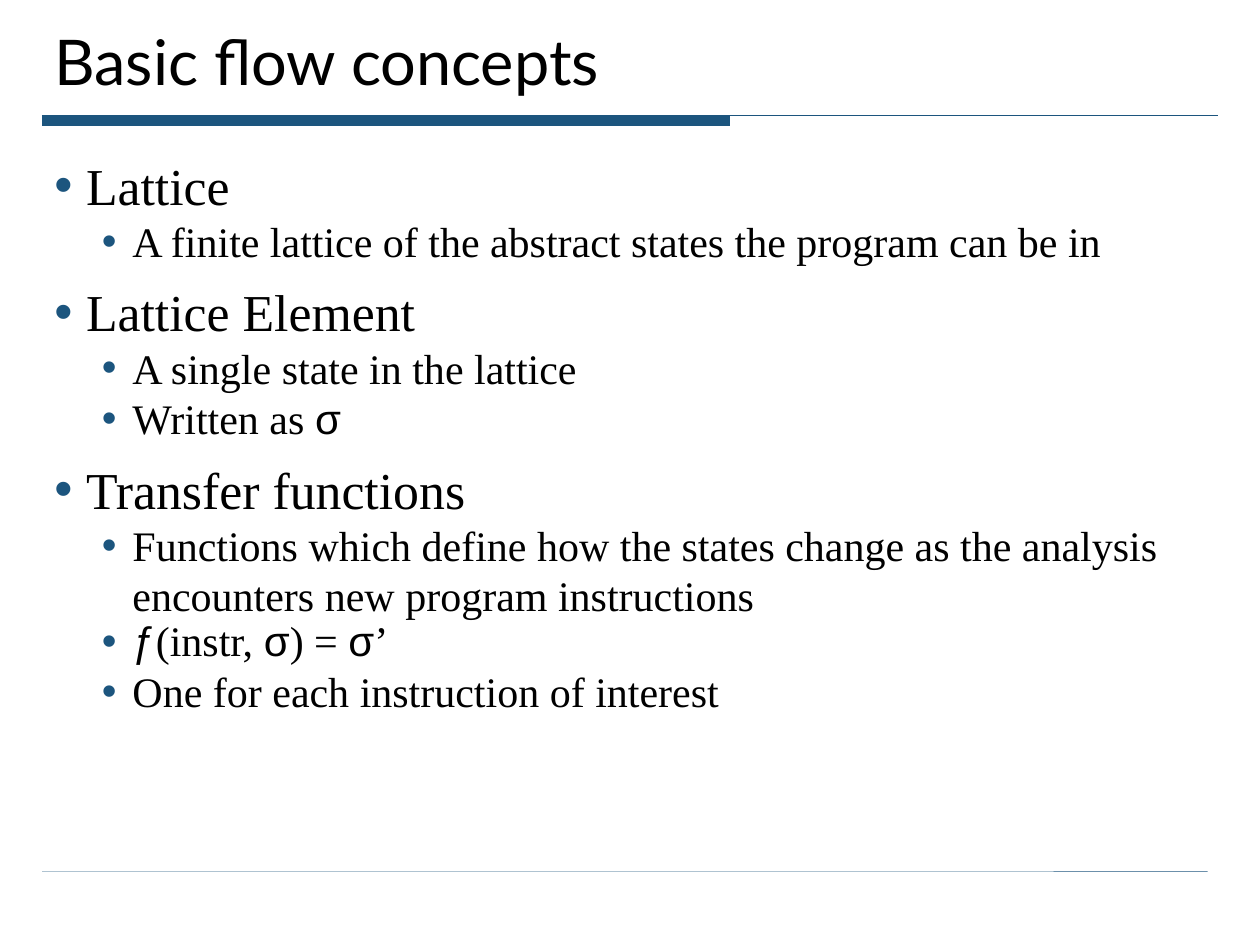
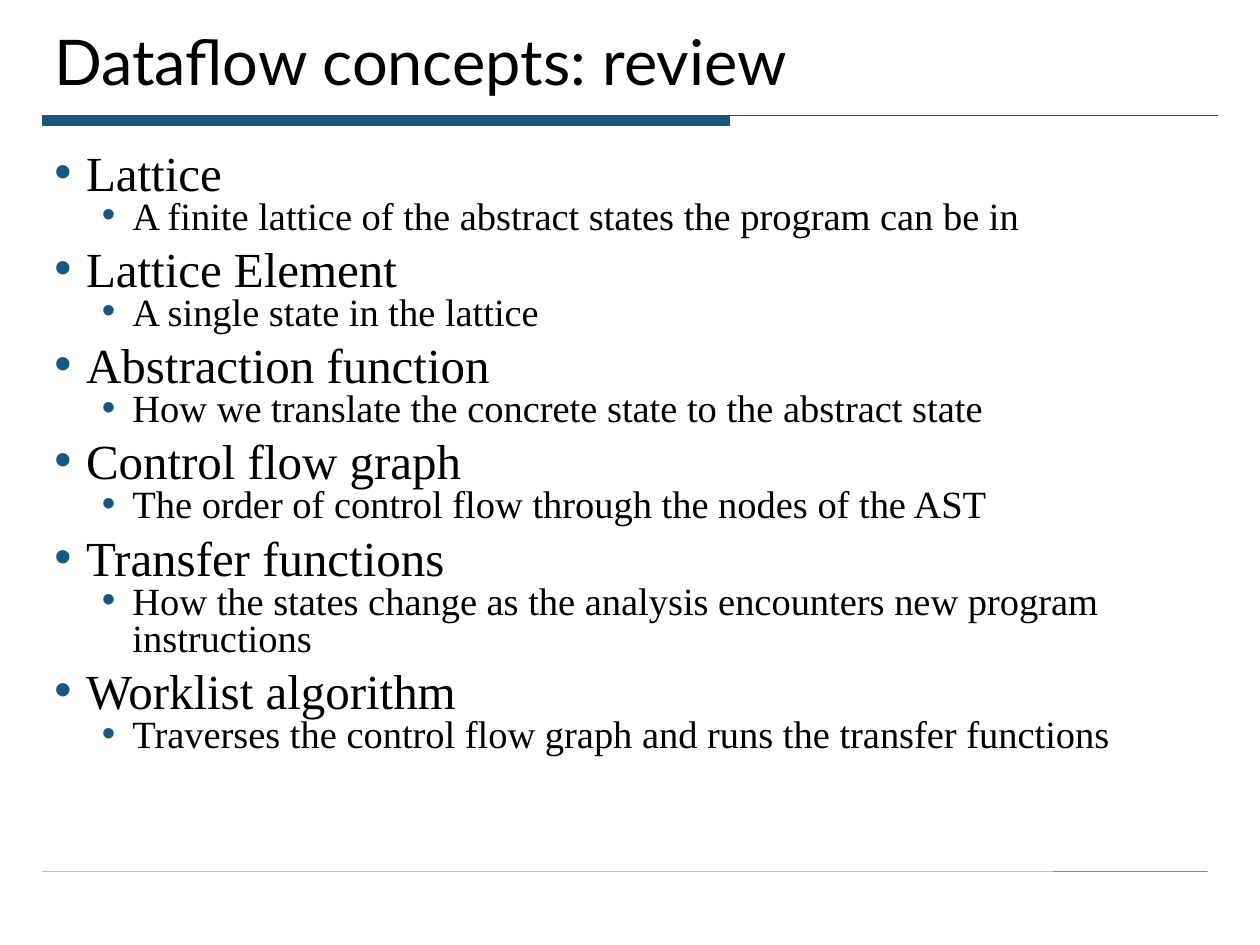
Before and after one commit to ciera/crystalsaf, a slide deck: slide 13 of TutorialExamples/CrystalTutorial.ppt. Drawn at 1260x945 pixels with LibreOffice and Linux fonts; fonts in the diff are those of the drawing. Boxes give left, top, right and bottom in pixels: in the first picture for what was removed or moved away, otherwise in the second. Text is boxed around its words. In the diff, an @@ line names an element or a change of style, - is before the commit and + after.

```diff
--- a/TutorialExamples/CrystalTutorial.ppt
+++ b/TutorialExamples/CrystalTutorial.ppt
@@ title at (54, 39, 786, 96): text changed @@
-Basic flow concepts
+Dataflow concepts: review
@@ text at (86, 158, 1019, 577): size 29.6 to 28 pt in "Lattice", "Lattice Element", "Transfer functions"; size 24.1 to 22 pt in "A finite lattice of the abstract states ...", "A single state in the lattice"; line spacing 1 to 0.8; less space between paragraphs @@
@@ text at (86, 348, 987, 527): text changed; size 24.1 to 22 pt @@
-  • Written as σ
+• Abstraction function
+  • How we translate the concrete state to the abstract state
+• Control flow graph
+  • The order of control flow through the nodes of the AST
@@ text at (86, 588, 1109, 756): text changed; size 24.1 to 22 pt @@
-  • Functions which define how the states change as the analysis encounters new program instructions
-  • ƒ(instr, σ) = σ’
-  • One for each instruction of interest
+  • How the states change as the analysis encounters new program instructions
+• Worklist algorithm
+  • Traverses the control flow graph and runs the transfer functions
```
Also in this commit, not shown: 6 other slides changed, 16 slides added, 1 slide removed, 6 other files.
